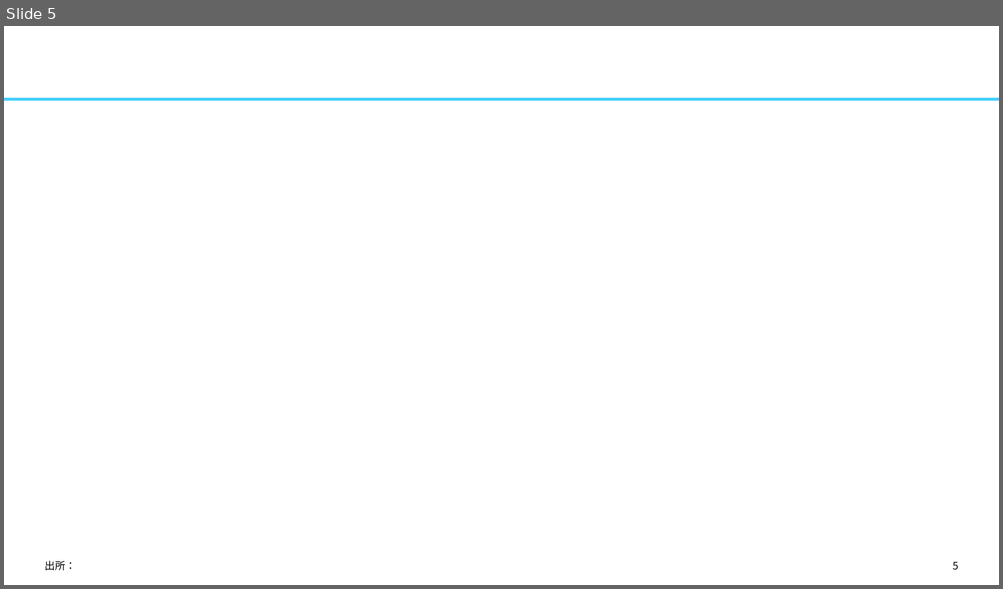
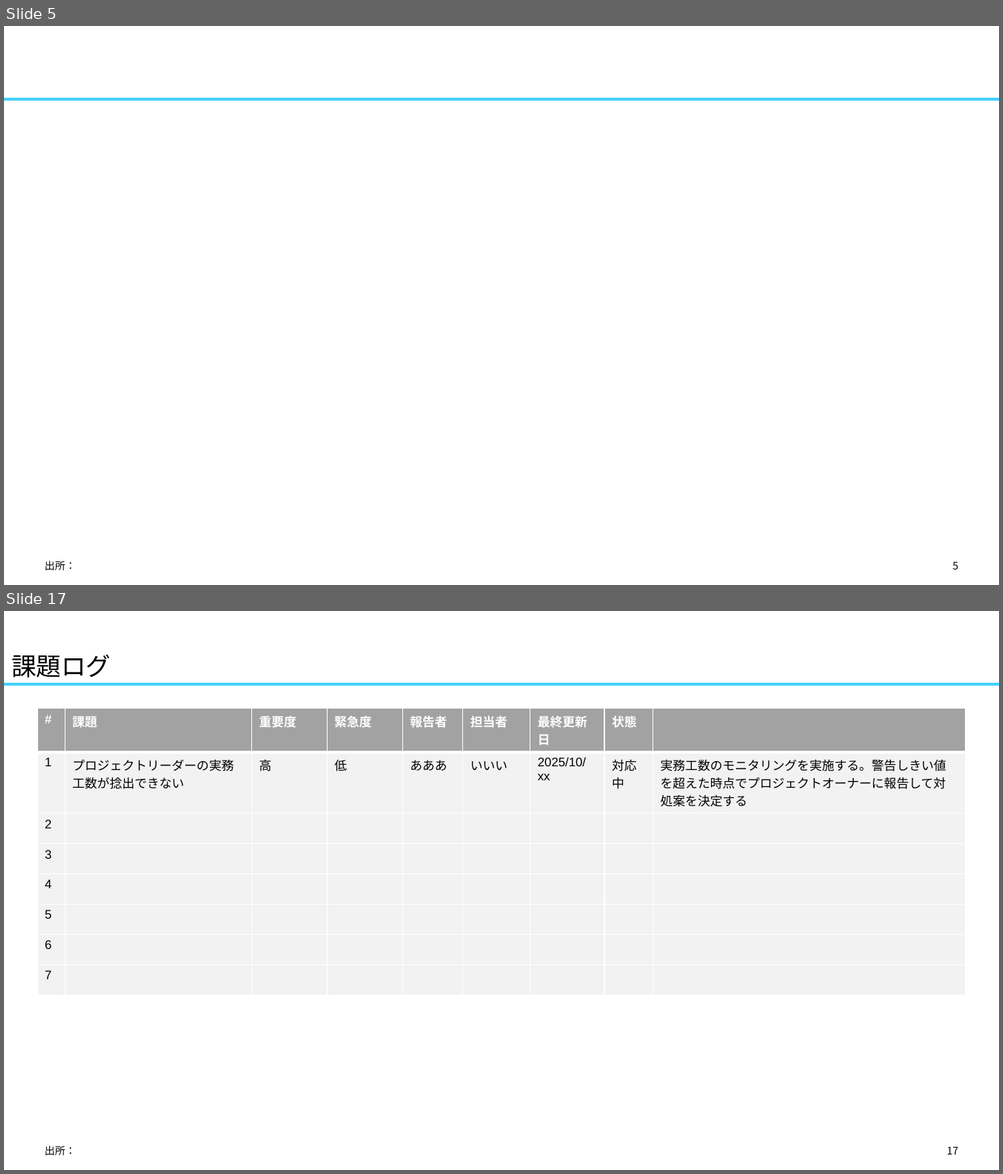
Before and after one commit to yuzucha16/dotfiles, a slide deck: office/Blank.potx. Shown one above the other, each under a label of ours: slide 5 before the commit, slides 5 and 17 after it; the slides between them are not shown. The pictures are 1003x589 and 1003x1174 pixels, drawn with LibreOffice and Linux fonts; fonts in the diff are those of the drawing. Boxes give left, top, right and bottom in pixels: in the first picture for what was removed or moved away, otherwise in the second. Text is boxed around its words. In the diff, an @@ line names an element or a change of style, - is before the commit and + after.

```diff
--- a/office/Blank.potx
+++ b/office/Blank.potx
@@ slide 17 added at (4,611,999,1170), background #FFFFFF; not listed: 1 template element that a slide beside it also shows @@
@@ title added at (11,655,111,678), 24 pt, text #000000 @@
+課題ログ
@@ table added at (37,709,965,982), 8 rows, 9 columns @@
+# | 課題 | 重要度 | 緊急度 | 報告者 | 担当者 | 最終更新日 | 状態 | 
+1 | プロジェクトリーダーの実務工数が捻出できない | 高 | 低 | あああ | いいい | 2025/10/xx | 対応中 | 実務工数のモニタリングを実施する。警告しきい値を超えた時点でプロジェクトオーナーに報告して対処案を決定する
+2 |  |  |  |  |  |  |  | 
+3 |  |  |  |  |  |  |  | 
+4 |  |  |  |  |  |  |  | 
+5 |  |  |  |  |  |  |  | 
+6 |  |  |  |  |  |  |  | 
+7 |  |  |  |  |  |  |  | 
@@ text added at (45,1146,76,1156), 10 pt, text #000000 @@
+出所：
@@ page number added at (947,1147,959,1155), 10 pt, text #000000 @@
+17
```
Also in this commit, not shown: 29 other slides added, 1 other file.
